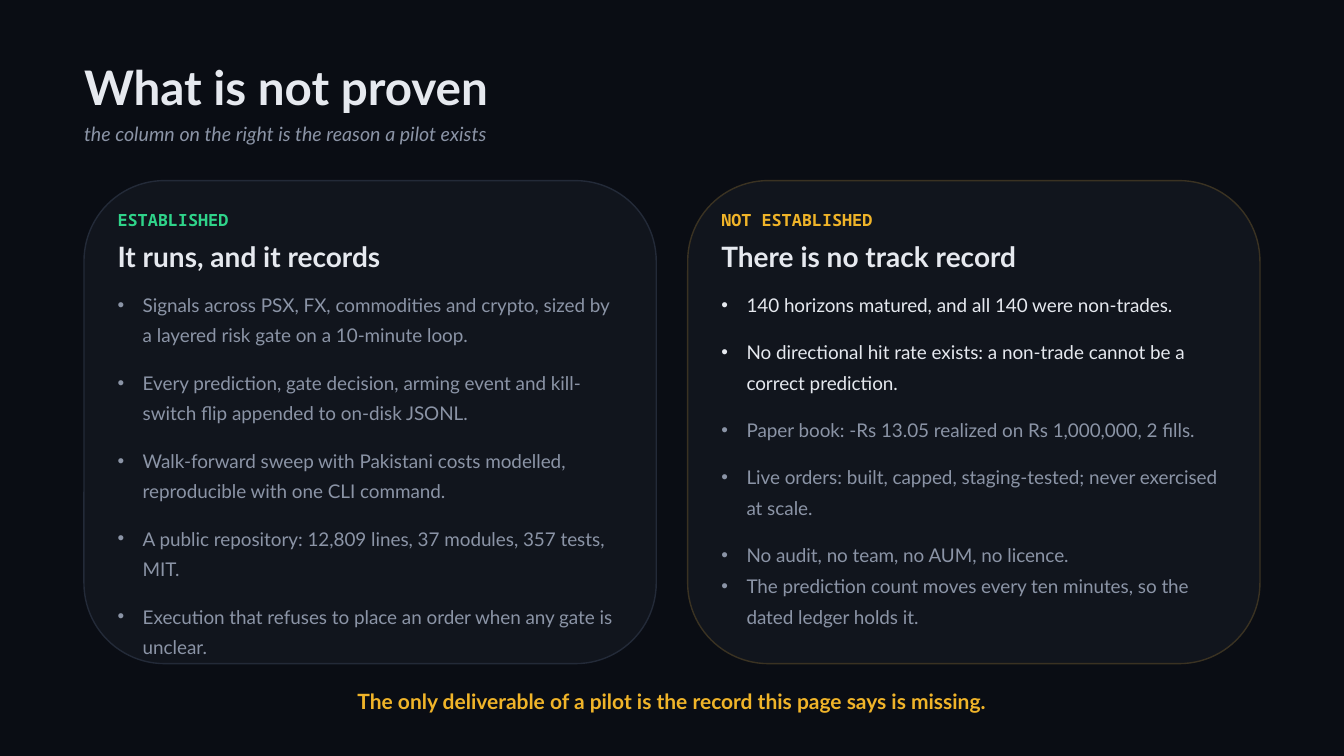
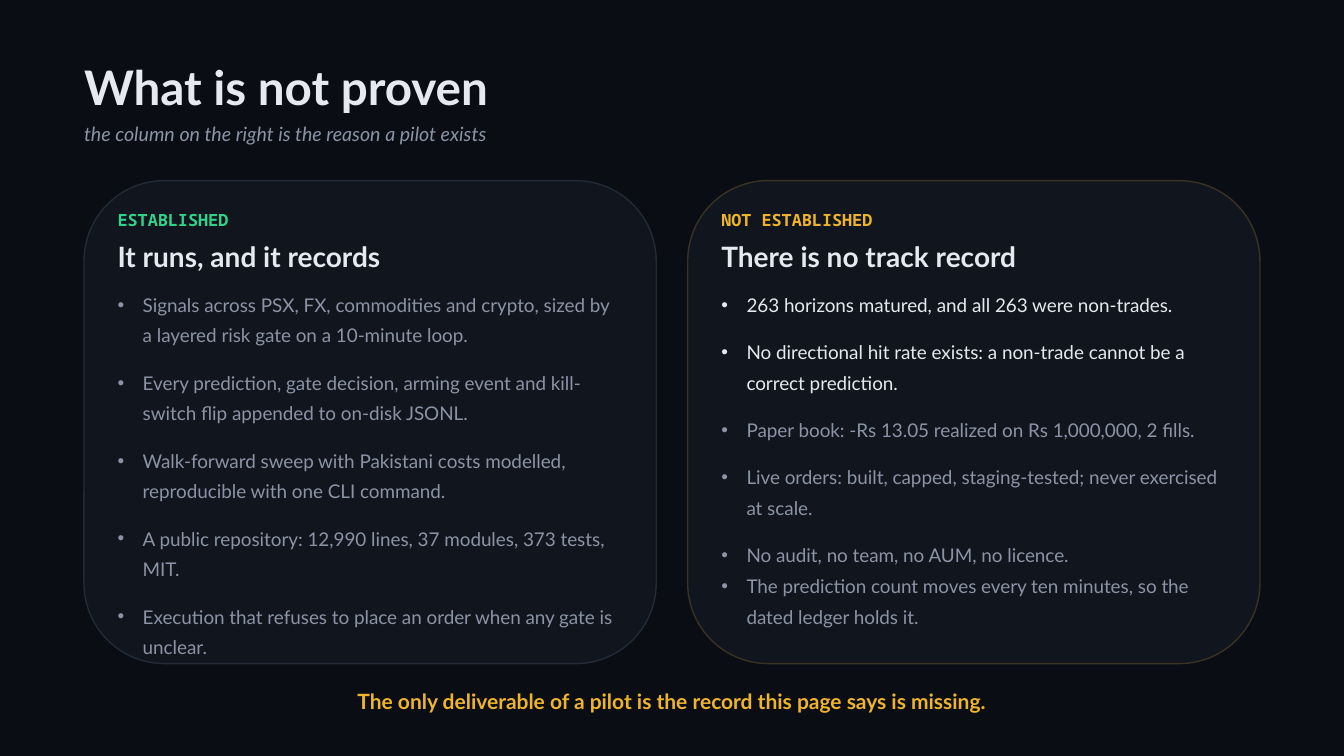
Before and after one commit to zhaider5142009-oss/kairos, a slide deck: slide 6 of docs/investors/KAIROS_Investor_Deck.pptx. Drawn at 1344x756 pixels with LibreOffice and Linux fonts; fonts in the diff are those of the drawing. Boxes give left, top, right and bottom in pixels: in the first picture for what was removed or moved away, otherwise in the second. Text is boxed around its words. In the diff, an @@ line names an element or a change of style, - is before the commit and + after.

```diff
--- a/docs/investors/KAIROS_Investor_Deck.pptx
+++ b/docs/investors/KAIROS_Investor_Deck.pptx
@@ text at <box>747,298,1172,314</box>: text changed @@
-• 140 horizons matured, and all 140 were non-trades.
+• 263 horizons matured, and all 263 were non-trades.
@@ text at <box>143,532,605,576</box>: text changed @@
-• A public repository: 12,809 lines, 37 modules, 357 tests, MIT.
+• A public repository: 12,990 lines, 37 modules, 373 tests, MIT.
```
Also in this commit, not shown: 5 other slides changed, 12 other files.
